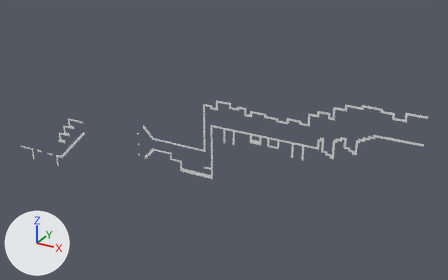
One commit to the OBJ model Assets/Tiled2Unity/Meshes/LevelX.obj: the scene before it, then after it.
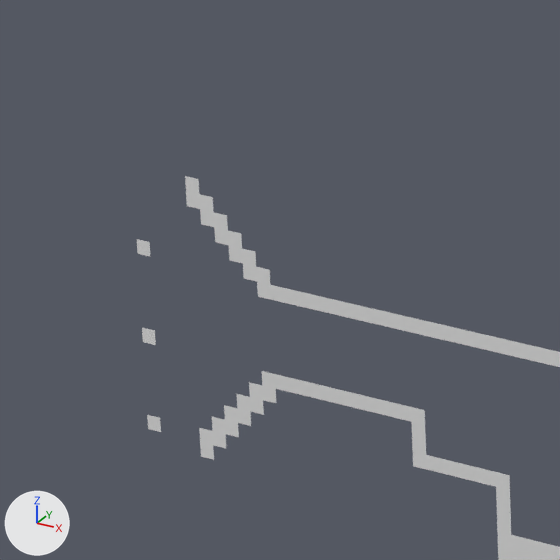
There are two pictures of each version: one whole from a 50 mm lens placed at (628.0, -3810.0, 1403.0), pointed at (-1554.0, 159.0, -581.0), one close up on the part from 27% to 42% of the width and 37% to 61% of the height. The lights are fixed; the arrows at lower left show +X, +Y and +Z. Where no turn or scale is listed for an object, it has been applied to the vertices.

Objects in the first close-up: 'LevelX'.
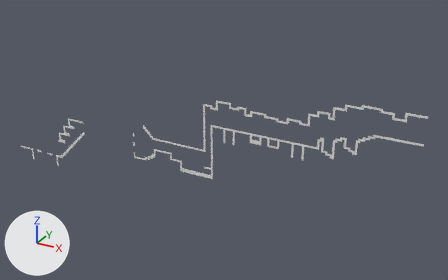
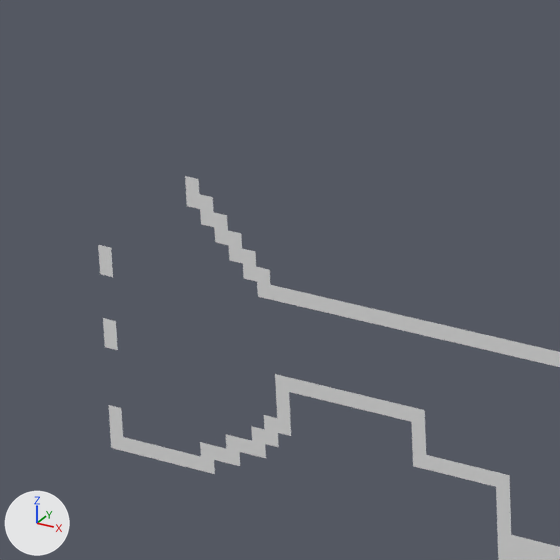
Boxes [x1, y1, x2, y2] around the edits, measured in the close-ups (560 x 560 px):
'LevelX', reshaped: before [137, 176, 560, 560]; after [98, 176, 560, 560]
part 1 of me_levelx, deleted: before [142, 328, 156, 345]
part 2 of me_levelx, deleted: before [147, 415, 161, 432]
part 3 of me_levelx, deleted: before [137, 239, 151, 257]
part 4 of me_levelx, built on: before [199, 371, 276, 448]; after [98, 245, 291, 474]

The change, as a list of edits to the scene's bpy script:
```text
Change me_levelx:
    used by ob_levelx; location = (0.0, 0.0, 0.0)
    remove me_levelx.from_pydata(...)  # 1251 vertices, 635 faces; spans x -3680.0..0.0, y 0.0, z -1136.0..-32.0
    add me_levelx.from_pydata(...)  # 1271 vertices, 646 faces; spans x -3680.0..0.0, y 0.0, z -1136.0..-32.0
    me_levelx part 1: the loose piece of 4 vertices spanning x -2288.0..-2272.0, y 0.0, z -720.0..-704.0 is deleted
    me_levelx part 2: the loose piece of 4 vertices spanning x -2288.0..-2272.0, y 0.0, z -816.0..-800.0 is deleted
    me_levelx part 3: the loose piece of 4 vertices spanning x -2288.0..-2272.0, y 0.0, z -624.0..-608.0 is deleted
    me_levelx part 4
    6 vertices are removed from x -2224.0..-2144.0, y 0.0, z -800.0..-720.0
    11 faces are deleted
    3 vertices in x -2176.0..-2144.0, y 0.0, z -784.0..-752.0 move by (16.0, 0.0, -16.0)
    3 vertices in x -2192.0..-2160.0, y 0.0, z -768.0..-736.0 move by (48.0, 0.0, -48.0)
    2 vertices move from x -2176.0..-2160.0, y 0.0, z -768.0..-752.0 to x -2144.0..-2128.0, y 0.0, z -800.0..-784.0
    14 vertices are added at x -2336.0..-2176.0, y 0.0, z -848.0..-656.0
    6 new vertices lie (0.0, 0.0, -16.0) away from vertices in x -2224.0..-2112.0, y 0.0, z -832.0..-736.0
    12 new vertices lie (0.0, 0.0, 16.0) away from vertices in x -2336.0..-2160.0, y 0.0, z -848.0..-656.0
    6 new vertices lie (0.0, 0.0, 16.0) away from vertices in x -2336.0..-2320.0, y 0.0, z -832.0..-640.0
    25 new faces join them
```
